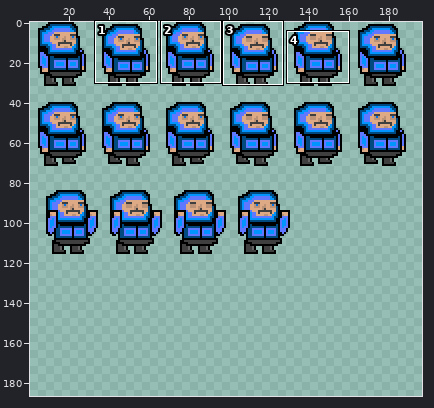
File history of a sprite sheet, Assets/Sprites/SpriteSprite.png. Above, an overview of the earlier version with the close-up marked.
Close-up. Before the edit:
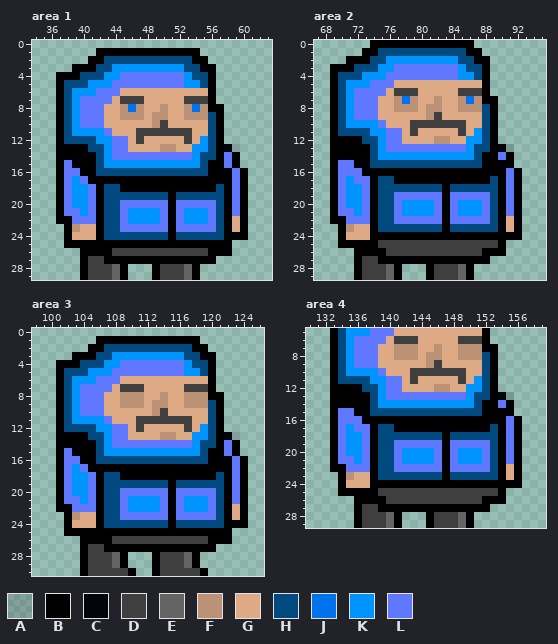
The file is 256x224 pixels. Colours within 5 levels of each other are drawn and written as one. Shown: area 1: x 34..63, y 0..29; area 2: x 67..95, y 0..29; area 3: x 98..126, y 0..30; area 4: x 130..159, y 5..29. The wide view leaves out empty margins. The commit also changed other parts of the picture, which this record leaves out.
Palette (. is transparent): A #00000025  B #000000  C #04050b  D #3e3f3e  E #646464  F #bc9276  G #dea985  H #004a7f  J #0072ec  K #0094ff  L #6078ff
Pixels before, area 1, first column x 37:
 1 .....BBBBBBBBBBBBB......
 2 ....BBHHHHHHHHHHHBB.....
 3 ..BBBHHKKKKKKKKKHHBB....
 4 BBBHHHKKLLLLLLLLKHHB....
 5 BHHHKKKLLLLLLLLLKKHB....
 6 BHKKKLLLGGGGGGGGGGGB....
 7 BHKLLLLGDDDGGGGGDDDB....
 8 BHKLLLGGFJFGGFGGFJFBB...
 9 BHKLLLGGFFFGFFGGFFFHB...
10 BHKLLLGGGGGGFDGGGGGHB...
11 BHKKKKLGGGDDDDDDDGGHB...
12 BHHHHKKLLGDGGGGGDGKHB...
13 BBBBHHKLLGGGGFFGGKKHBCA.
14 BBBBBHKLLLLLLLLLLKHHBLB.
15 BLBBBHKKKKKKKKKKKKHBBLB.
16 BLLBBHHHHHHHHHHHHHHBBBLB
17 BLKLBBBBBBBBBBBBBBBBBBLB
18 BLKKLBHHBBBBBBBBBBBBHBLB
19 BLKKLBHHHHHHHHBHHHHHHBLB
20 BLKKLBHHLLLLLLBLLLLLHBLB
21 BLLKLBHHLKKKKLBLKKKLHBLB
22 BBLLLBHHLKKKKLBLKKKLHBGB
23 .BFGGBHHLLLLLLBLLLLLHBGB
24 .BGGGBHHHHHHHHBHHHHHHBBB
25 .BBBBBBBBBBBBBBBBBBBBB..
26 ...BBBBDDDDDDDDDDDDBBB..
27 ...BDDBBBBBBBBBBBBBB....
28 ...BDDDEB...BDDDEB......
29 ...BDDDEB...BDDDEB......
Pixels before, area 2, first column x 69:
 0 .....BBBBBBBBBBBBB......
 1 ....BBHHHHHHHHHHHBB.....
 2 ..BBBHHKKKKKKKKKHHBB....
 3 BBBHHHKKLLLLLLLLKHHB....
 4 BHHHKKKLLLLLLLLLKKHB....
 5 BHKKKLLLGGGGGGGGGGGB....
 6 BHKLLLLGDDDGGGGGDDDB....
 7 BHKLLLGGFJFGGFGGFJFBB...
 8 BHKLLLGGFFFGFFGGFFFHB...
 9 BHKLLLGGGGGGFDGGGGGHB...
10 BHKKKKLGGGDDDDDDDGGHB...
11 BHHHHKKLLGDGGGGGDGKHB...
12 BBBBHHKLLGGGGFFGGKKHB...
13 BBBBBHKLLLLLLLLLLKHHBCA.
14 BBBBBHKKKKKKKKKKKKHBBLB.
15 BLLBBHHHHHHHHHHHHHHBBBB.
16 BLLLBBBBBBBBBBBBBBBBBBLB
17 BLKLLBHHBBBBBBBBBBBBHBLB
18 BLKKLBHHHHHHHHBHHHHHHBLB
19 BLKKLBHHLLLLLLBLLLLLHBLB
20 BLKKLBHHLKKKKLBLKKKLHBLB
21 BLLKLBHHLKKKKLBLKKKLHBLB
22 BBLLLBHHLLLLLLBLLLLLHBGB
23 .BFGGBHHHHHHHHBHHHHHHBGB
24 .BGGGBBBBBBBBBBBBBBBBBBB
25 .BBBBBDDDDDDDDDDDDDDDB..
26 ...BBBBDDDDDDDDDDDDBBB..
27 ...BDDBBBBBBBBBBBBBB....
28 ...BDDDEB...BDDDEB......
29 ...BDDDEB...BDDDEB......
Pixels before, area 3, first column x 101:
 1 .....BBBBBBBBBBBBB......
 2 ....BBHHHHHHHHHHHBB.....
 3 ..BBBHHKKKKKKKKKHHBB....
 4 BBBHHHKKLLLLLLLLKHHB....
 5 BHHHKKKLLLLLLLLLKKHB....
 6 BHKKKLLLGGGGGGGGGGGB....
 7 BHKLLLLGDDDGGGGGDDDB....
 8 BHKLLLGGFFFGGFGGFFFBB...
 9 BHKLLLGGFFFGFFGGFFFHB...
10 BHKLLLGGGGGGFDGGGGGHB...
11 BHKKKKLGGGDDDDDDDGGHB...
12 BHHHHKKLLGDGGGGGDGKHB...
13 BBBBHHKLLGGGGFFGGKKHBCA.
14 BBBBBHKLLLLLLLLLLKHHBLB.
15 BLBBBHKKKKKKKKKKKKHBBLB.
16 BLLBBHHHHHHHHHHHHHHBBBLB
17 BLKLBBBBBBBBBBBBBBBBBBLB
18 BLKKLBHHBBBBBBBBBBBBHBLB
19 BLKKLBHHHHHHHHBHHHHHHBLB
20 BLKKLBHHLLLLLLBLLLLLHBLB
21 BLLKLBHHLKKKKLBLKKKLHBLB
22 BBLLLBHHLKKKKLBLKKKLHBGB
23 .BFGGBHHLLLLLLBLLLLLHBGB
24 .BGGGBHHHHHHHHBHHHHHHBBB
25 .BBBBBBBBBBBBBBBBBBBBB..
26 ...BBBBDDDDDDDDDDDDBBB..
27 ...BDDBBBBBBBBBBBBBB....
28 ...BDDDEB...BDDDEB......
29 ...BDDDEB...BDDDEB......
30 ...BDDDDDB..BDDDDDB.....
Pixels before, area 4, first column x 133:
 5 BHKKKLLLGGGGGGGGGGGB....
 6 BHKLLLLGDDDGGGGGDDDB....
 7 BHKLLLGGFFFGGFGGFFFBB...
 8 BHKLLLGGFFFGFFGGFFFHB...
 9 BHKLLLGGGGGGFDGGGGGHB...
10 BHKKKKLGGGDDDDDDDGGHB...
11 BHHHHKKLLGDGGGGGDGKHB...
12 BBBBHHKLLGGGGFFGGKKHB...
13 BBBBBHKLLLLLLLLLLKHHBCA.
14 BBBBBHKKKKKKKKKKKKHBBLB.
15 BLLBBHHHHHHHHHHHHHHBBBB.
16 BLLLBBBBBBBBBBBBBBBBBBLB
17 BLKLLBHHBBBBBBBBBBBBHBLB
18 BLKKLBHHHHHHHHBHHHHHHBLB
19 BLKKLBHHLLLLLLBLLLLLHBLB
20 BLKKLBHHLKKKKLBLKKKLHBLB
21 BLLKLBHHLKKKKLBLKKKLHBLB
22 BBLLLBHHLLLLLLBLLLLLHBGB
23 .BFGGBHHHHHHHHBHHHHHHBGB
24 .BGGGBBBBBBBBBBBBBBBBBBB
25 .BBBBBDDDDDDDDDDDDDDDB..
26 ...BBBBDDDDDDDDDDDDBBB..
27 ...BDDBBBBBBBBBBBBBB....
28 ...BDDDEB...BDDDEB......
29 ...BDDDEB...BDDDEB......
New version:
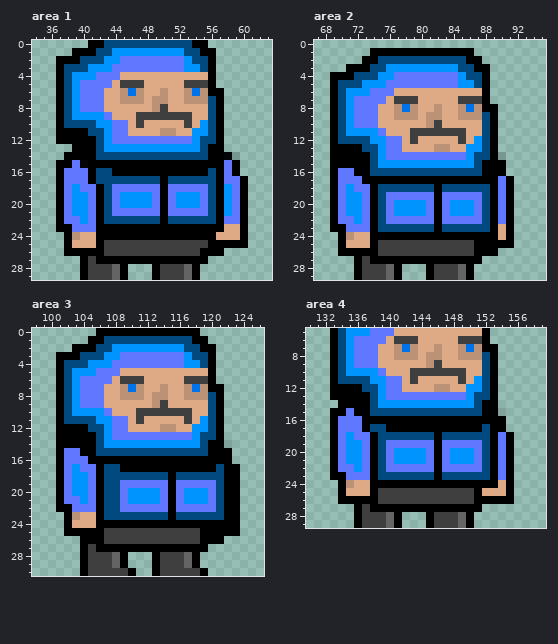
Edits made:
Changed rows in their new state; - is an unchanged pixel.
Area 1:
first column x 37:
 0 ----BBHHHHHHHHHHHBB-----
 1 --BBBHHKKKKKKKKKHHBB----
 2 BBBHHHKKLLLLLLLLKHHB----
 3 BHHHKKKLLLLLLLLLKKH-----
 4 -HKKKLLLGGGGGGGGGGG-----
 5 --KLLLLGDDDGGGGGDDD-----
 6 ---LL-GGFJF--F--FJF-B---
 7 ------G-FFF-FF--FFFHB---
 8 --------GGG-FD--GGGH----
 9 ---KKKL-GGDDDDDDDGG-----
10 --HHHKKLL-D-GG--D-K-----
11 -BBBHHKLL-GGGFFGGKK-----
12 -BBBBH---LLLLLLLLKH-----
13 ..--B--KKKKKKKKKK-HB-..-
14 .-----HHHHHHHHHHHH-B-CA-
15 -BLC-BBBBBBBBBBBBBB-----
16 ---L---BBBBBBBBBBBBH-LB.
17 --L--HHHHHHHH-HHHHHH-L--
18 ---L---LLLLLL-LLLLLHBK--
19 -------LKKKKLBLKKKL-BK--
20 -------LKKKK-BLKKK-HBK--
21 --K----L-LLLLBL-LLLHBK--
22 -L-K----HHHHHBHHHHHHBLL-
23 B-LLL-BBBBBBBB-BBBBBBG--
24 --F---BBBBBBBB-BBBBBGGG-
25 --GGG-DDDDDDDDDDDDD---BB
26 -BB---D-----------B--.--
27 -----B-------------.----
Area 2:
first column x 69:
 0 -----.............------
 1 ----.-BBBBBBBBBBB-.-----
 2 --..-B-HHHHHHHHH-B-.----
 3 ..-BB-H-KKKKKKKKH-B-----
 4 -BB-HH-K---------H------
 5 --HH-KK-LLLLLLLLKKH-----
 6 ---KK--LGGG-----GGG-----
 7 ------L-DDD--G--DDD-.---
 8 ---------J--G----J-B----
 9 --------FFF--F--FFF-----
10 ---LLLG---GGF-GGG-------
11 --KKK-LGG--DDDDD--G-----
12 -HHH-K----D--GG-DG------
13 ----H----GGGGFFGG-K--..-
14 -------LLLLLLLLLL--H-A.-
15 -BB---KKKKKKKKKKKK----.-
16 ---B-HHHHHHHHHHHHHH---..
17 --L-B-BB------------BLB.
18 ---L---------BH-----BLB.
19 -------L-----BL----HBLB.
20 -------LK---LBLK--LHBLB.
21 --K----LK---LBLK--LHBLB.
22 -L-K---L-----BL----HBLB.
23 B-LLL--------BH-----BGB.
24 --F------------------G-.
25 --GGG-------------BBB-B-
26 -BB---D-----------B--.--
27 -----B-------------.----
Area 3:
first column x 101:
 0 -----BBBBBBBBBBBBB------
 1 ----B-HHHHHHHHHHH-B-----
 2 --BB-H-KKKKKKKKK-H-B----
 3 BB-HH-K-LLLLLLLLK-H-----
 4 -HH-KK-L---------K------
 5 --KK-LL-GGGGGGGGGGG-----
 6 ---LL--GDDD-----DDD-----
 7 ------G-FJF--F--FJF-B---
 8 ------------F------H----
 9 --------GGG--D--GGG-----
10 ---KKKL---DDD-DDD-------
11 --HHH-KLL--GGGGG--K-----
12 -BBB-H----G--FF-GK------
13 ----B----LLLLLLLL-H--..-
14 -------KKKKKKKKKK--B-A.-
15 --L---HHHHHHHHHHHH---B.-
16 ---L-BBBBBBBBBBBBBB---..
17 ----L-HH------------H-B.
18 --------HHHHHH-HHHHH--B.
19 --------LLLLLL-LLLLL--B.
20 ---------KKKK---KKK---B.
21 ----------------------B.
22 ---------LLLL---LLL---B.
23 --------HHHHHH-HHHHH--B.
24 ------BBBBBBBB-BBBBBB--.
25 ------DDDDDDDDDDDD----B-
26 ------D-----------B--.--
27 -----B-------------.----
Area 4:
first column x 142:
 7 J-------J
first column x 133:
13 ---------------------..-
14 .--------------------..-
15 -B-------------------A.-
16 ----------------------..
17 --L-BH-B-----------HB-..
18 ---L---------BH-----BLB.
19 -------L-----BL----HBLB.
20 -------LK---LBLK--LHBLB.
21 --K----LK---LBLK--LHBLB.
22 -L-K---L-----BL----HBLB.
23 B-LLL--------BH-----BLB.
24 --F------------------G-.
25 --GGG-------------BGGGB-
26 -BB---D-----------B---B-
27 -----B-------------.----
Pixel boxes of the changes (left, top, right, bottom) in both close-ups:
changed: (56, 40, 248, 264)
changed: (330, 40, 522, 264)
changed: (56, 328, 248, 552)
changed: (402, 344, 410, 352)
changed: (466, 344, 474, 352)
changed: (426, 392, 522, 512)
changed: (330, 400, 402, 512)
